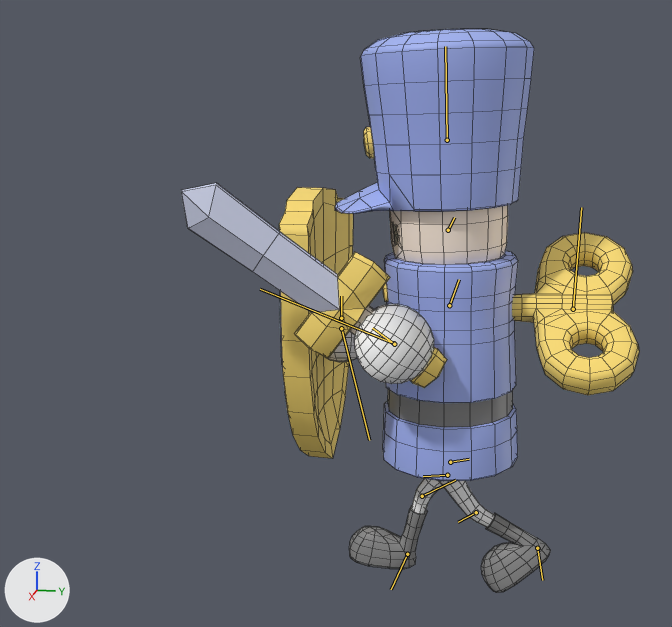
Before and after pictures for a commit that changed the FBX model Tiny_Breaker/Assets/Resources/Motion/shield attack.fbx.
Both versions are drawn from a camera (50 mm lens) standing at (0.368, 0.015, 0.207) and looking at (-0.011, -0.061, 0.112). The axes (+X, +Y, +Z) are drawn at lower left. The lights are the same throughout. Both versions are drawn at frame 32 of the action 'Take 001'; the numbers are the values there. The bones that bend it are drawn over the model as lines. Mesh edges are drawn as thin lines.

Objects in the first picture: 'shield_model', 'soldier_rig:Body', 'soldier_rig:Hat', 'soldier_rig:Head', 'soldier_rig:L_Hand', 'soldier_rig:R_Hand', 'soldier_rig:Spring', 'sord_model'.
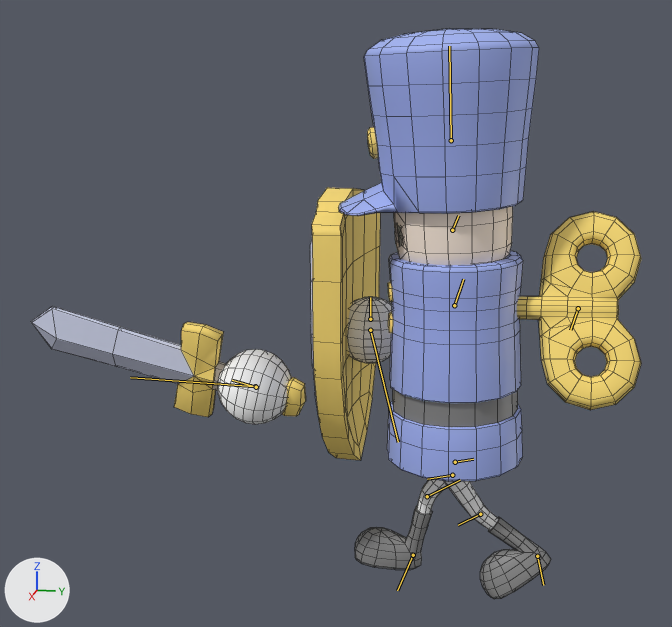
What differs and where, as boxes [x1, y1, x2, y2] in the pictures (672 x 627 px):
'soldier_rig:Body', posed
    before: [349, 251, 551, 593]
    after: [355, 251, 551, 599]
'soldier_rig:Hat', posed
    before: [335, 29, 534, 214]
    after: [339, 29, 539, 216]
'sord_model', posed (46% shorter)
    before: [181, 183, 447, 388]
    after: [31, 306, 306, 417]
'shield_model', posed
    before: [279, 187, 353, 458]
    after: [310, 188, 380, 460]
'soldier_rig:Spring', posed (23% taller)
    before: [512, 233, 639, 395]
    after: [517, 211, 641, 410]
'soldier_rig:L_Hand', posed (7% narrower, 6% shorter)
    before: [355, 304, 434, 384]
    after: [218, 349, 291, 424]
'soldier_rig:Head', posed
    before: [390, 205, 508, 265]
    after: [394, 206, 513, 265]
'soldier_rig:R_Hand', posed
    before: [325, 332, 357, 362]
    after: [347, 297, 392, 364]
bone 'soldier_rig:Hips', root to tip
    before: (449, 305) to (459, 279)
    after: (454, 305) to (463, 279)
bone 'soldier_rig:Head', root to tip
    before: (448, 230) to (454, 217)
    after: (452, 230) to (458, 215)
bone 'soldier_rig:L_Leg', root to tip
    before: (447, 475) to (423, 476)
    after: (452, 475) to (427, 479)
bone 'soldier_rig:L_Knee', root to tip
    before: (476, 512) to (458, 522)
    after: (480, 514) to (458, 525)
bone 'soldier_rig:L_Foot', root to tip
    before: (537, 548) to (542, 580)
    after: (537, 556) to (543, 585)
bone 'soldier_rig:L_Hand', root to tip
    before: (394, 343) to (260, 289)
    after: (255, 386) to (130, 377)
bone 'soldier_rig:Spring', root to tip
    before: (573, 309) to (581, 207)
    after: (578, 308) to (570, 330)
bone 'soldier_rig:R_Hand', root to tip
    before: (341, 328) to (369, 440)
    after: (370, 330) to (398, 442)
bone 'sord_core', root to tip
    before: (394, 344) to (372, 328)
    after: (256, 387) to (232, 380)
bone 'shield_core', root to tip
    before: (341, 318) to (341, 296)
    after: (370, 319) to (370, 297)

The edits, one by one:
Bone 'soldier_rig:Hips' (bone_soldier_rig_hips) moves from (-0.42, 0.02, 1.17) to (-0.41, 0.02, 0.97).
Bone 'soldier_rig:Head' (bone_soldier_rig_head) moves from (0.0, 0.0, 0.08) to (0.0, -0.11, 0.09).
Bone 'soldier_rig:Head' (bone_soldier_rig_head) turns from (0, -1, 0) to (0, -1, -1) degrees about its own x, y and z.
Bone 'soldier_rig:L_Leg' (bone_soldier_rig_l_leg) turns from (4, -25, -26) to (2, -23, -28) degrees about its own x, y and z.
Bone 'soldier_rig:L_Knee' (bone_soldier_rig_l_knee) turns from (7, -17, -18) to (6, -13, -14) degrees about its own x, y and z.
Bone 'soldier_rig:L_Foot' (bone_soldier_rig_l_foot) turns from (-37, -18, 17) to (-36, -16, 15) degrees about its own x, y and z.
Bone 'soldier_rig:L_Hand' (bone_soldier_rig_l_hand) moves from (-0.66, 0.63, -1.51) to (-6.89, -0.01, -2.26).
Bone 'soldier_rig:L_Hand' (bone_soldier_rig_l_hand) turns from (4, -4, 53) to (-3, -16, 75) degrees about its own x, y and z.
Bone 'soldier_rig:Spring' (bone_soldier_rig_spring) turns from (0, 0, -126) to (0, 0, 23) degrees about its own x, y and z.
Bone 'soldier_rig:R_Hand' (bone_soldier_rig_r_hand) moves from (4.16, -0.29, 1.89) to (3.08, 0.02, 1.89).
Bone 'sord_core' (bone_sord_core) moves from (-1.53, -0.02, 1.92) to (-2.27, -2.31, 7.54).
Bone 'sord_core' (bone_sord_core) turns from (54, 2, -5) to (77, -3, -16) degrees about its own x, y and z.
Bone 'shield_core' (bone_shield_core) moves from (1.88, -0.81, 5.22) to (1.88, -0.8, 3.89).
